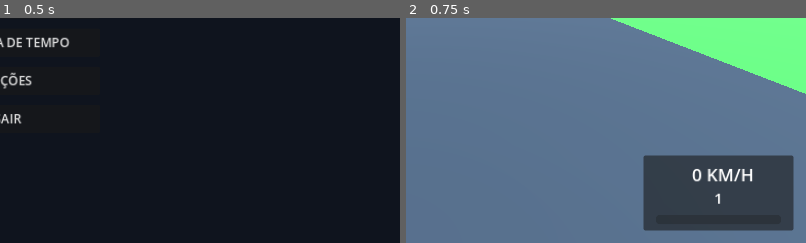
Above: before the commit, frames 1-2 (left to right).
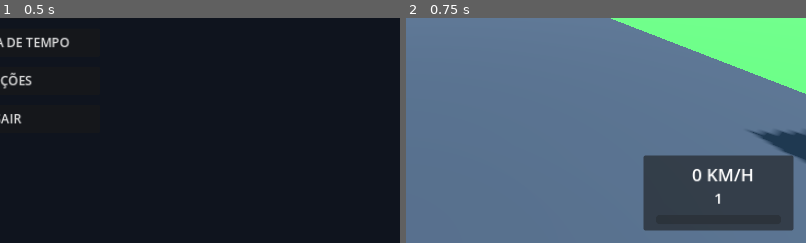
Above: after the commit, the same moments.

Repository: Renatoandrade00/Interlagos_racing
Game: Godot game, scene res://UI/MainMenu.tscn
Same seed, same stepped clock (60 frames per second), same inputs: the game is played once before the commit and once after it.
Inputs:
- Up to frame 1 (0.5 s): no input
- Up to frame 2 (0.75 s): click "⏱️ TOMADA DE TEMPO" at 0.5 s
The pictures show only the part of the screen within x 50-100%, y 50-100%; the shares and areas given below are measured in that part.

Frame 1 is identical in both runs. In frame 2, 1.0% of the frame differs, in the area x 86-100%, y 50-65%.
Error in both runs: Invalid access to property or key 'mass' on a base object of type 'Resource'. (res://Vehicles/VehicleBase.gd:29)

Commit message:
feat(track): add PitBuilding with control tower and modular GrandStand spectator structures

Diff:
--- /dev/null
+++ b/Tracks/GrandStand.tscn
@@ -0,0 +1,34 @@
+[gd_scene load_steps=7 format=3]
+
+[sub_resource type="StandardMaterial3D" id="StandardMaterial3D_concrete"]
+albedo_color = Color(0.65, 0.65, 0.68, 1)
+roughness = 0.85
+
+[sub_resource type="BoxMesh" id="BoxMesh_base"]
+material = SubResource("StandardMaterial3D_concrete")
+size = Vector3(40, 1.5, 12)
+
+[sub_resource type="StandardMaterial3D" id="StandardMaterial3D_seats"]
+albedo_color = Color(0.15, 0.35, 0.75, 1) # Assentos azuis característicos
+roughness = 0.7
+
+[sub_resource type="BoxMesh" id="BoxMesh_tiers"]
+material = SubResource("StandardMaterial3D_seats")
+size = Vector3(38, 4.0, 10)
+
+[sub_resource type="BoxShape3D" id="BoxShape3D_stand"]
+size = Vector3(40, 6.0, 12)
+
+[node name="GrandStand" type="StaticBody3D"]
+
+[node name="BaseMesh" type="MeshInstance3D" parent="."]
+transform = Transform3D(1, 0, 0, 0, 1, 0, 0, 0, 1, 0, 0.75, 0)
+mesh = SubResource("BoxMesh_base")
+
+[node name="TierMesh" type="MeshInstance3D" parent="."]
+transform = Transform3D(1, 0, 0, 0, 0.939693, 0.34202, 0, -0.34202, 0.939693, 0, 3.2, -0.5)
+mesh = SubResource("BoxMesh_tiers")
+
+[node name="CollisionShape3D" type="CollisionShape3D" parent="."]
+transform = Transform3D(1, 0, 0, 0, 1, 0, 0, 0, 1, 0, 3.0, 0)
+shape = SubResource("BoxShape3D_stand")
--- a/Tracks/Interlagos/InterlagosVerticalSlice.tscn
+++ b/Tracks/Interlagos/InterlagosVerticalSlice.tscn
@@ -14,6 +14,8 @@
 [ext_resource type="PackedScene" path="res://UI/MinimapOverlay.tscn" id="11_minimap"]
 [ext_resource type="PackedScene" path="res://UI/RaceResultsScreen.tscn" id="12_results"]
 [ext_resource type="PackedScene" path="res://UI/CountdownController.tscn" id="13_countdown"]
+[ext_resource type="PackedScene" path="res://Tracks/GrandStand.tscn" id="14_stand"]
+[ext_resource type="PackedScene" path="res://Tracks/PitBuilding.tscn" id="15_pit"]
 
 [sub_resource type="ProceduralSkyMaterial" id="ProceduralSkyMaterial_sky"]
 sky_top_color = Color(0.38, 0.65, 0.98, 1)
@@ -101,6 +103,17 @@
 [node name="CollisionShape3D" type="CollisionShape3D" parent="TrackSennaS_Downhill"]
 shape = SubResource("BoxShape3D_senna_s")
 
+[node name="Structures" type="Node3D" parent="."]
+
+[node name="PitBuilding" parent="Structures" instance=ExtResource("15_pit")]
+transform = Transform3D(1, 0, 0, 0, 1, 0, 0, 0, 1, 16, 0, -110)
+
+[node name="GrandStand_Main" parent="Structures" instance=ExtResource("14_stand")]
+transform = Transform3D(1, 0, 0, 0, 1, 0, 0, 0, 1, -22, 0, -110)
+
+[node name="GrandStand_Senna" parent="Structures" instance=ExtResource("14_stand")]
+transform = Transform3D(0.939693, 0, -0.34202, 0, 1, 0, 0.34202, 0, 0.939693, -35, -3, 200)
+
 [node name="Curbs" type="Node3D" parent="."]
 
 [node name="TrackCurb_SennaInside" parent="Curbs" instance=ExtResource("8_curb")]
--- /dev/null
+++ b/Tracks/PitBuilding.tscn
@@ -0,0 +1,47 @@
+[gd_scene load_steps=9 format=3]
+
+[sub_resource type="StandardMaterial3D" id="StandardMaterial3D_pit_wall"]
+albedo_color = Color(0.72, 0.74, 0.76, 1)
+roughness = 0.8
+
+[sub_resource type="BoxMesh" id="BoxMesh_building"]
+material = SubResource("StandardMaterial3D_pit_wall")
+size = Vector3(12, 5.0, 70)
+
+[sub_resource type="StandardMaterial3D" id="StandardMaterial3D_garage_door"]
+albedo_color = Color(0.12, 0.14, 0.18, 1)
+metallic = 0.8
+roughness = 0.3
+
+[sub_resource type="BoxMesh" id="BoxMesh_doors"]
+material = SubResource("StandardMaterial3D_garage_door")
+size = Vector3(0.4, 3.2, 65)
+
+[sub_resource type="StandardMaterial3D" id="StandardMaterial3D_tower"]
+albedo_color = Color(0.2, 0.22, 0.25, 1)
+roughness = 0.5
+
+[sub_resource type="BoxMesh" id="BoxMesh_tower"]
+material = SubResource("StandardMaterial3D_tower")
+size = Vector3(8, 14.0, 8)
+
+[sub_resource type="BoxShape3D" id="BoxShape3D_pit"]
+size = Vector3(12, 6.0, 70)
+
+[node name="PitBuilding" type="StaticBody3D"]
+
+[node name="BuildingMesh" type="MeshInstance3D" parent="."]
+transform = Transform3D(1, 0, 0, 0, 1, 0, 0, 0, 1, 0, 2.5, 0)
+mesh = SubResource("BoxMesh_building")
+
+[node name="DoorsMesh" type="MeshInstance3D" parent="."]
+transform = Transform3D(1, 0, 0, 0, 1, 0, 0, 0, 1, -5.9, 1.6, 0)
+mesh = SubResource("BoxMesh_doors")
+
+[node name="ControlTowerMesh" type="MeshInstance3D" parent="."]
+transform = Transform3D(1, 0, 0, 0, 1, 0, 0, 0, 1, 0, 7.0, -28)
+mesh = SubResource("BoxMesh_tower")
+
+[node name="CollisionShape3D" type="CollisionShape3D" parent="."]
+transform = Transform3D(1, 0, 0, 0, 1, 0, 0, 0, 1, 0, 3.0, 0)
+shape = SubResource("BoxShape3D_pit")
Not shown: 1 places in Tracks/Interlagos/InterlagosVerticalSlice.tscn that only renumber resources
